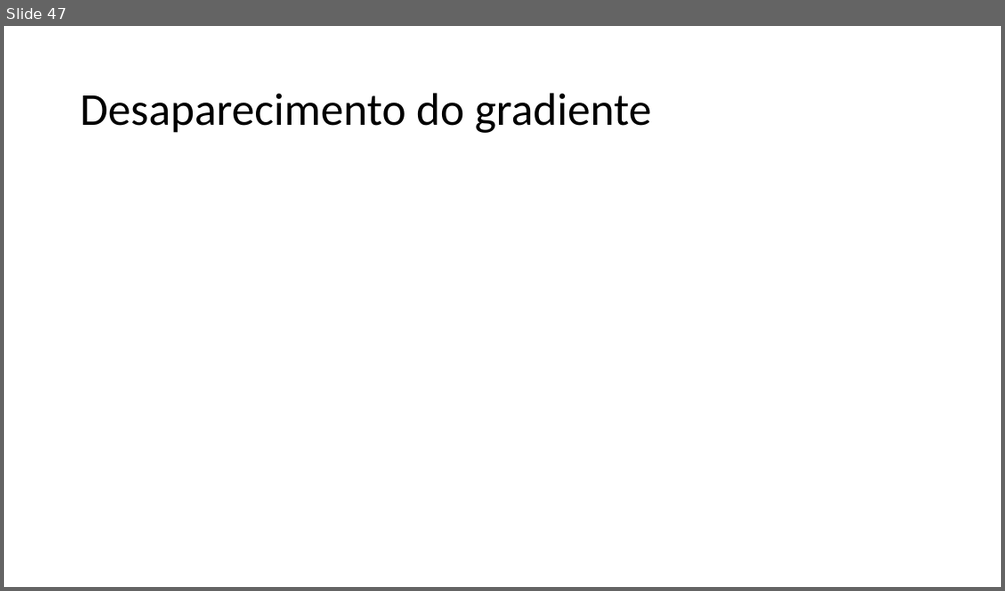
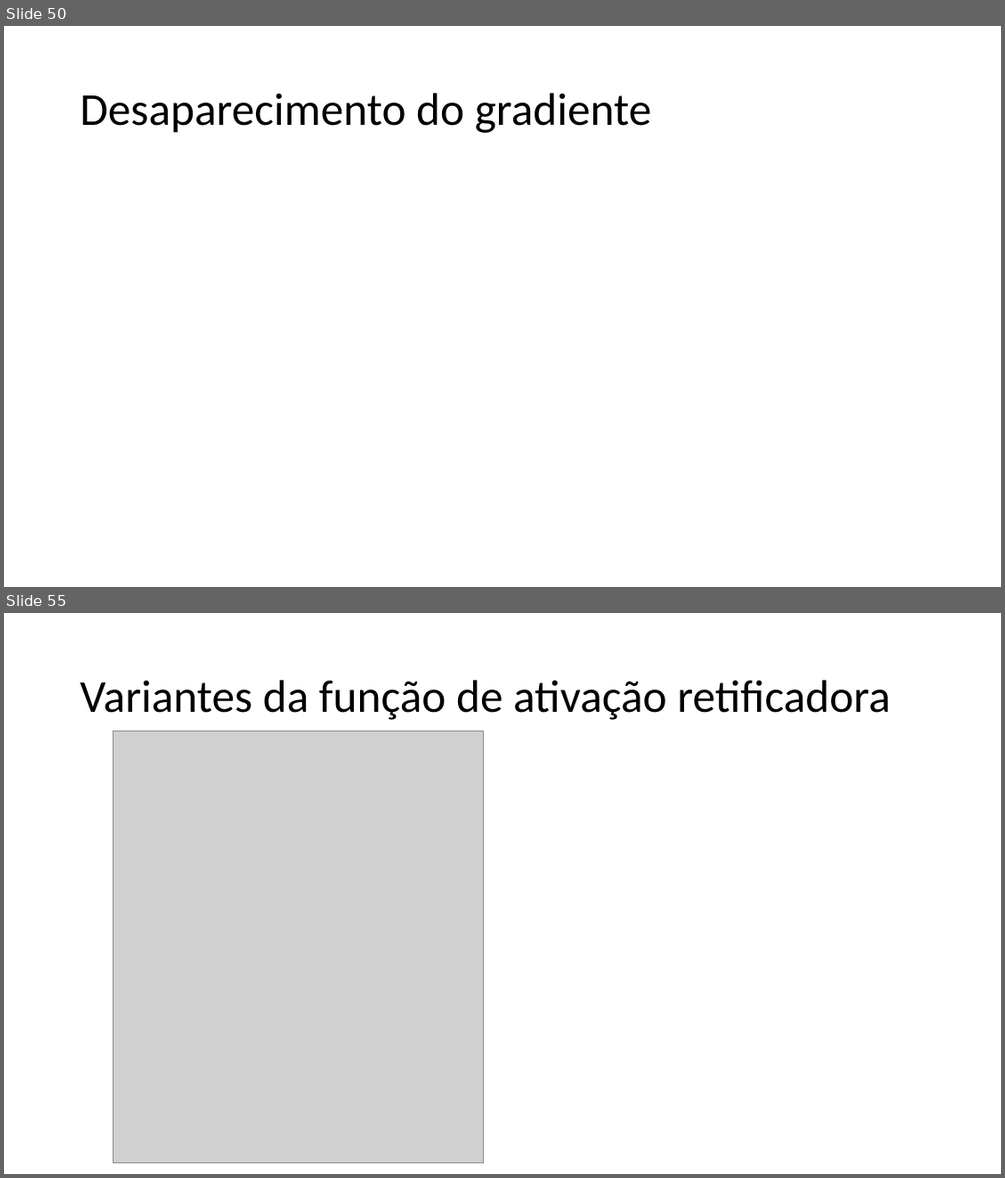
Before and after one commit to zz4fap/c24_inteligencia_artificial, a slide deck: slides/C24_MLP.pptx. Shown one above the other, each under a label of ours: slide 47 before the commit, slides 50 and 55 after it; the slides between them are not shown. The pictures are 1005x591 and 1005x1178 pixels, drawn with LibreOffice and Linux fonts; fonts in the diff are those of the drawing; grey boxes stand for pictures. Boxes give left, top, right and bottom in pixels: in the first picture for what was removed or moved away, otherwise in the second. Text is boxed around its words. In the diff, an @@ line names an element or a change of style, - is before the commit and + after.

```diff
--- a/slides/C24_MLP.pptx
+++ b/slides/C24_MLP.pptx
@@ slide 55 added at (x1=4, y1=613, x2=1001, y2=1174), background #FFFFFF @@
@@ title added at (x1=80, y1=680, x2=890, y2=720), 44 pt, text #000000 @@
+Variantes da função de ativação retificadora
@@ picture added at (x1=113, y1=730, x2=484, y2=1163) @@
@@ what was slide 47 is now slide 50 @@
```
Also in this commit, not shown: 1 slide changed, 11 other slides added, 4 slides removed.
